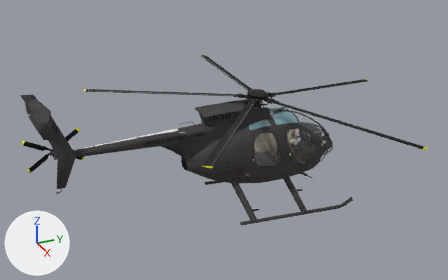
What one commit did to the glTF model models/md5/md5c.glb.
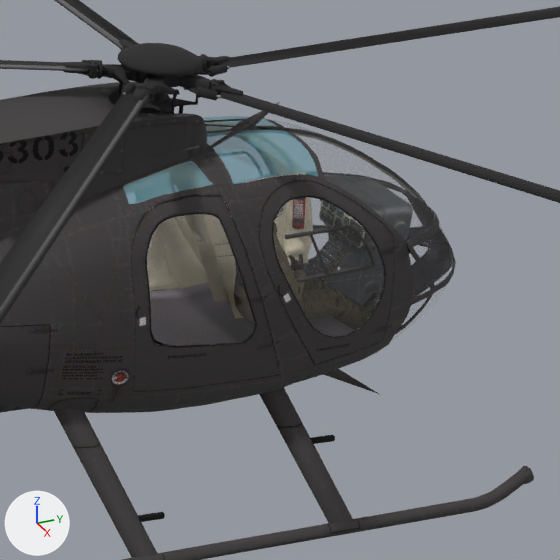
The first picture shows the older version from a 50 mm lens placed at (12.09, -6.2, 6.15), pointed at (-0.3, -0.63, -0.04). The close-ups show both versions on the part from 48% to 80% of the width and 28% to 79% of the height of that picture; other places that the commit changed are outside them. The lights are fixed; the arrows at lower left show +X, +Y and +Z. Where no turn or scale is listed for an object, it has been applied to the vertices. Vertices at the same position are counted once.

The first close-up shows 'ext_fuselage1', 'ext_fuselage2', 'glasss_grn', 'int_console', 'int_fuselage1', 'int_fuselage2', 'int_fuselage3', 'int_pilotR', 'rotor_main'.
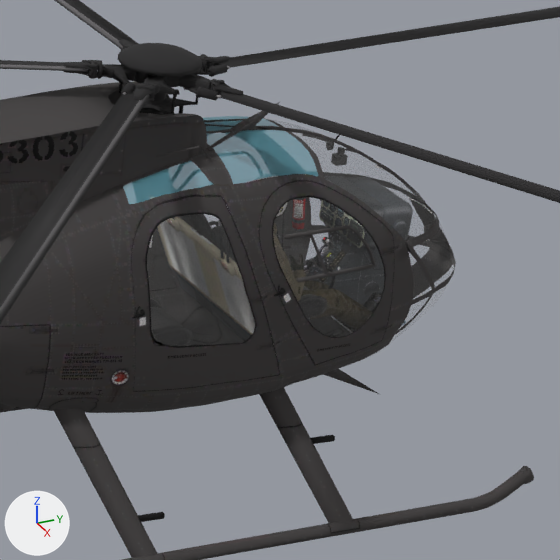
The change, as a list of edits to the scene's bpy script:
```text
Add img_int03:
    img_int03 = load_image('int03', '_unpacked/int03', 1024, 1024, 'sRGB')
Add mat_col_blugrn:
    mat_col_blugrn = principled_material('col_blugrn')
    mat_col_blugrn.base_color = (0.0314, 0.431, 0.525)  # cyan #32afc0
    mat_col_blugrn.roughness = 1.0
Add mat_int03:
    mat_int03 = principled_material('int03')
    mat_int03.texture = img_int03
    mat_int03.roughness = 1.0
Change me_part006:
    used by ob_int_fuselage1; location = (0.0, 0.0, 0.0)
    remove me_part006.from_pydata(...)  # 1523 vertices, 2563 faces; spans x -0.72..0.73, y -0.62..1.58, z -0.75..0.62
    remove me_part006.materials.append(mat_int04)  # picture img_int04
    add me_part006.from_pydata(...)  # 2620 vertices, 4365 faces; spans x -0.76..0.76, y -0.51..1.74, z -0.85..0.52
    me_part006 part 1: 1469 vertices removed from x -0.72..0.73, y -0.62..1.58, z -0.75..0.62; 2565 vertices added at x -0.76..0.76, y -0.51..1.74, z -0.85..0.52
    me_part006 part 2: 55 vertices added at x -0.08..0.03, y 1.32..1.43, z 0.25..0.45
    add me_part006.materials.append(mat_int01)  # picture img_int01x
    add me_part006.materials.append(mat_col_blugrn)  # cyan #32afc0
Add me_part005:
    me_part005.from_pydata(...)  # 183 vertices, 276 faces; spans x -0.72..0.72, y 0.37..0.99, z -0.755..0.013
    me_part005.materials.append(mat_int03)  # picture img_int03
Remove ob_int_fuselage2:
    ob_int_fuselage2 = bpy.data.objects.new('int_fuselage2', me_part007)
    ob_int_fuselage2.location = (0.0, 0.0, 0.0)
Remove ob_int_fuselage3:
    ob_int_fuselage3 = bpy.data.objects.new('int_fuselage3', me_part008)
    ob_int_fuselage3.location = (0.0, 0.0, 0.0)
Add ob_int_seats2:
    ob_int_seats2 = bpy.data.objects.new('int_seats2', me_part005)
    ob_int_seats2.location = (0.0, 0.0, 0.0)
```

Pixel boxes [x1, y1, x2, y2] of what changed, in the close-ups (560 x 560 px; the box of a moved part takes in the faces that stretch with it):
'int_fuselage2', deleted: before [150, 130, 456, 352]
'int_fuselage1', reshaped: before [147, 162, 385, 366]; after [132, 135, 406, 346]
'int_seats2', added: after [157, 216, 310, 366]
'int_fuselage3', deleted: before [186, 214, 243, 318]
part 1 of me_part006, moved or reshaped: before [147, 162, 381, 346]; after [132, 214, 406, 346]
part 2 of me_part006, added: after [326, 135, 348, 166]
